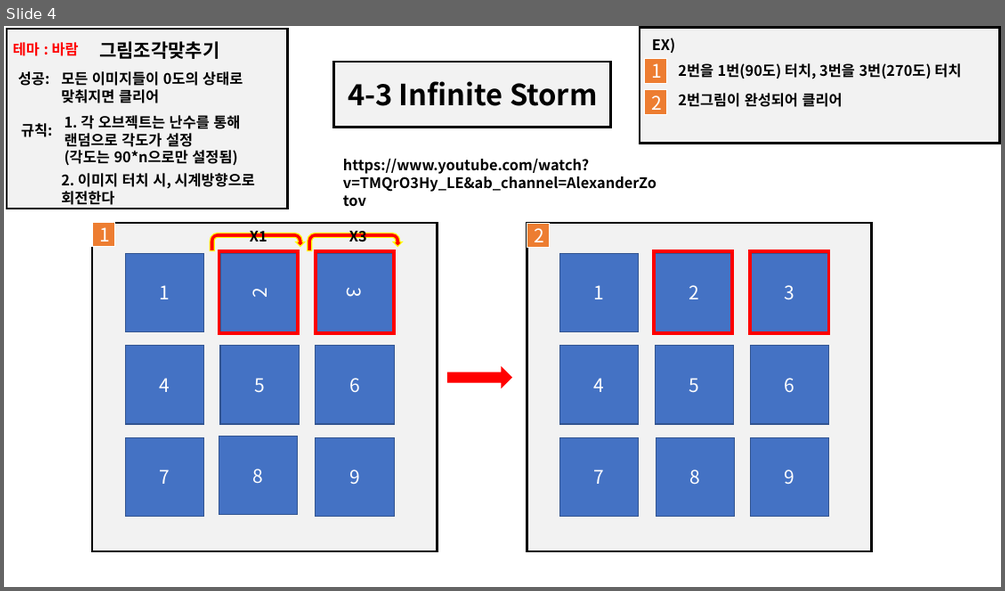
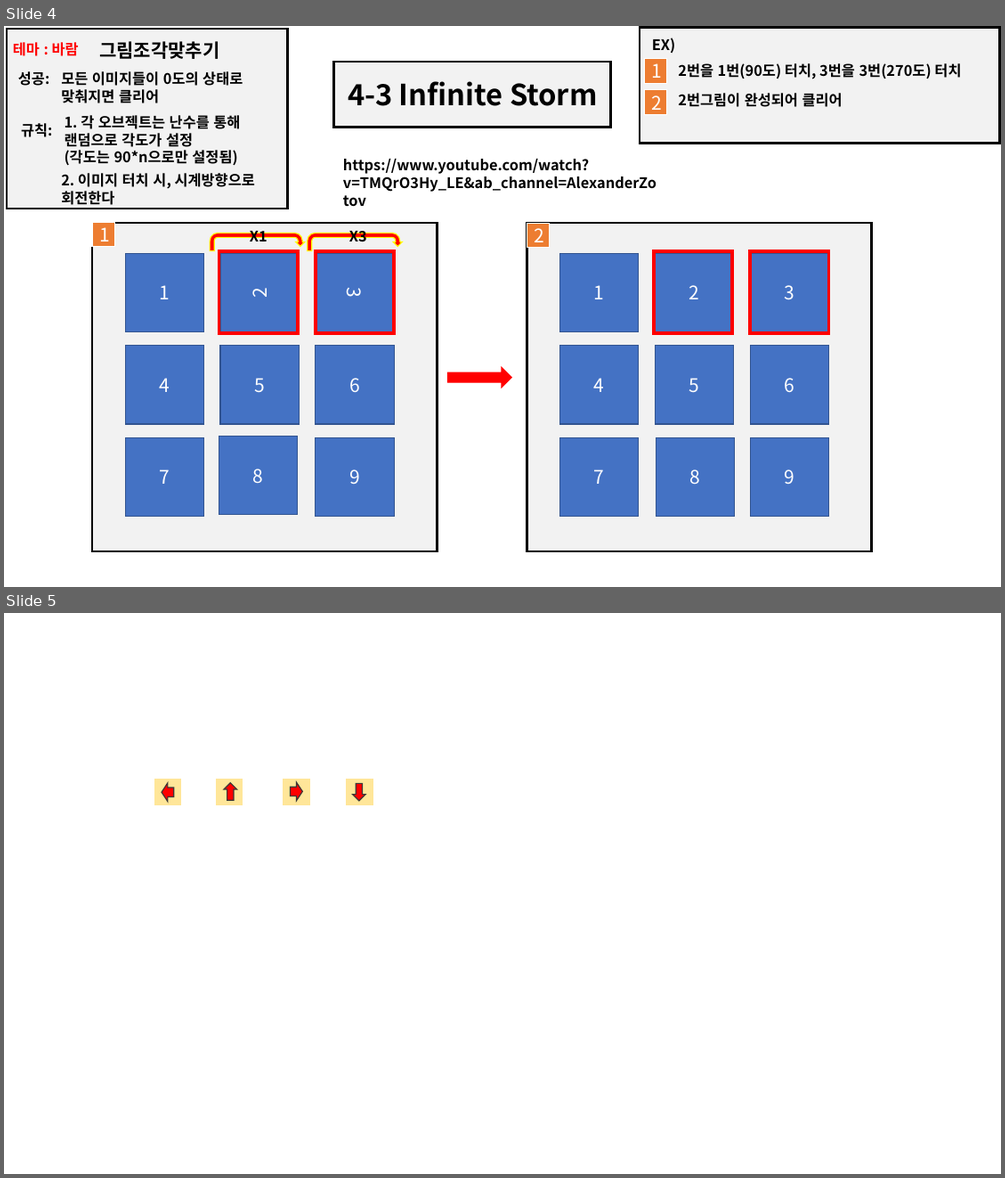
Before and after one commit to YDGYDGYDG/TeamHolyShit, a slide deck: 개인작업폴더/유건희/Infinite Strom.pptx. Shown one above the other, each under a label of ours: slide 4 before the commit, slides 4 and 5 after it. The pictures are 1005x591 and 1005x1178 pixels, drawn with LibreOffice and Linux fonts; fonts in the diff are those of the drawing. Boxes give left, top, right and bottom in pixels: in the first picture for what was removed or moved away, otherwise in the second. Text is boxed around its words. In the diff, an @@ line names an element or a change of style, - is before the commit and + after.

```diff
--- a/개인작업폴더/유건희/Infinite Strom.pptx
+++ b/개인작업폴더/유건희/Infinite Strom.pptx
@@ slide 5 added at box(4, 613, 1001, 1174), background #FFFFFF @@
@@ rectangle added at box(154, 779, 182, 806), fill #FFE699, outline #FFFFFF 1 pt @@
@@ up arrow added at box(162, 782, 174, 801), fill #FF0000, outline #3B3838 1 pt @@
@@ rectangle added at box(216, 779, 244, 806), fill #FFE699, outline #FFFFFF 1 pt @@
@@ up arrow added at box(224, 783, 236, 800), fill #FF0000, outline #3B3838 1 pt @@
@@ rectangle added at box(283, 779, 310, 806), fill #FFE699, outline #FFFFFF 1 pt @@
@@ up arrow added at box(291, 781, 303, 800), fill #FF0000, outline #3B3838 1 pt @@
@@ rectangle added at box(346, 779, 374, 806), fill #FFE699, outline #FFFFFF 1 pt @@
@@ up arrow added at box(353, 784, 365, 801), fill #FF0000, outline #3B3838 1 pt @@
```
Also in this commit, not shown: 1 slide changed, 22 other files.
